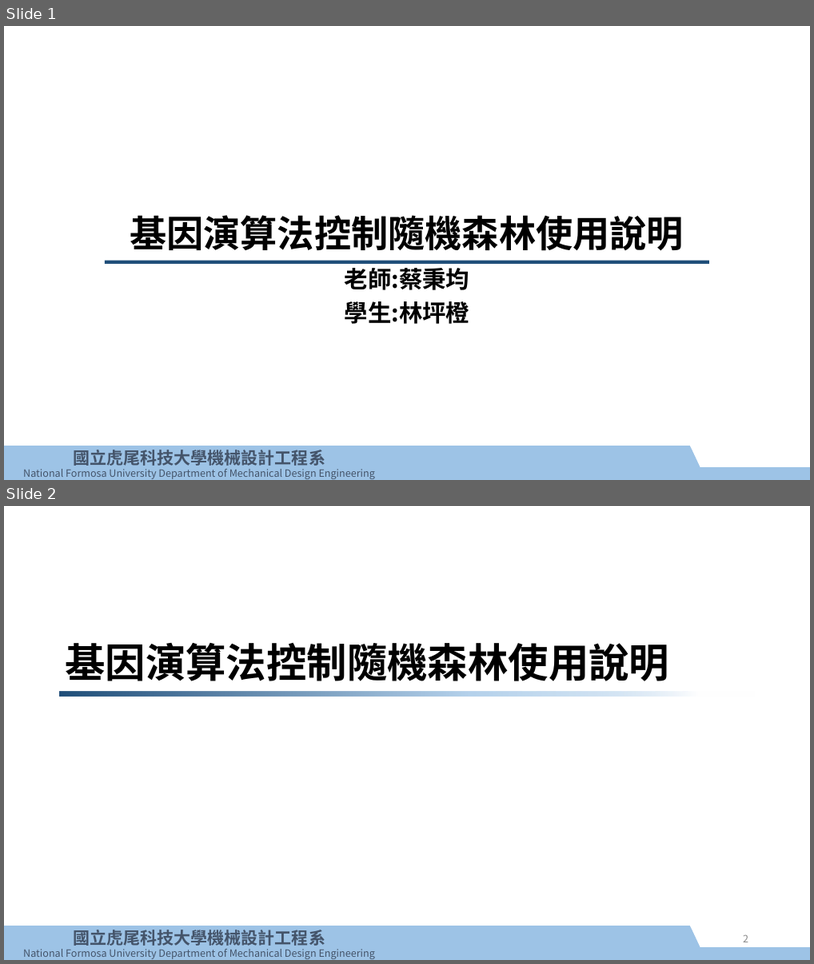
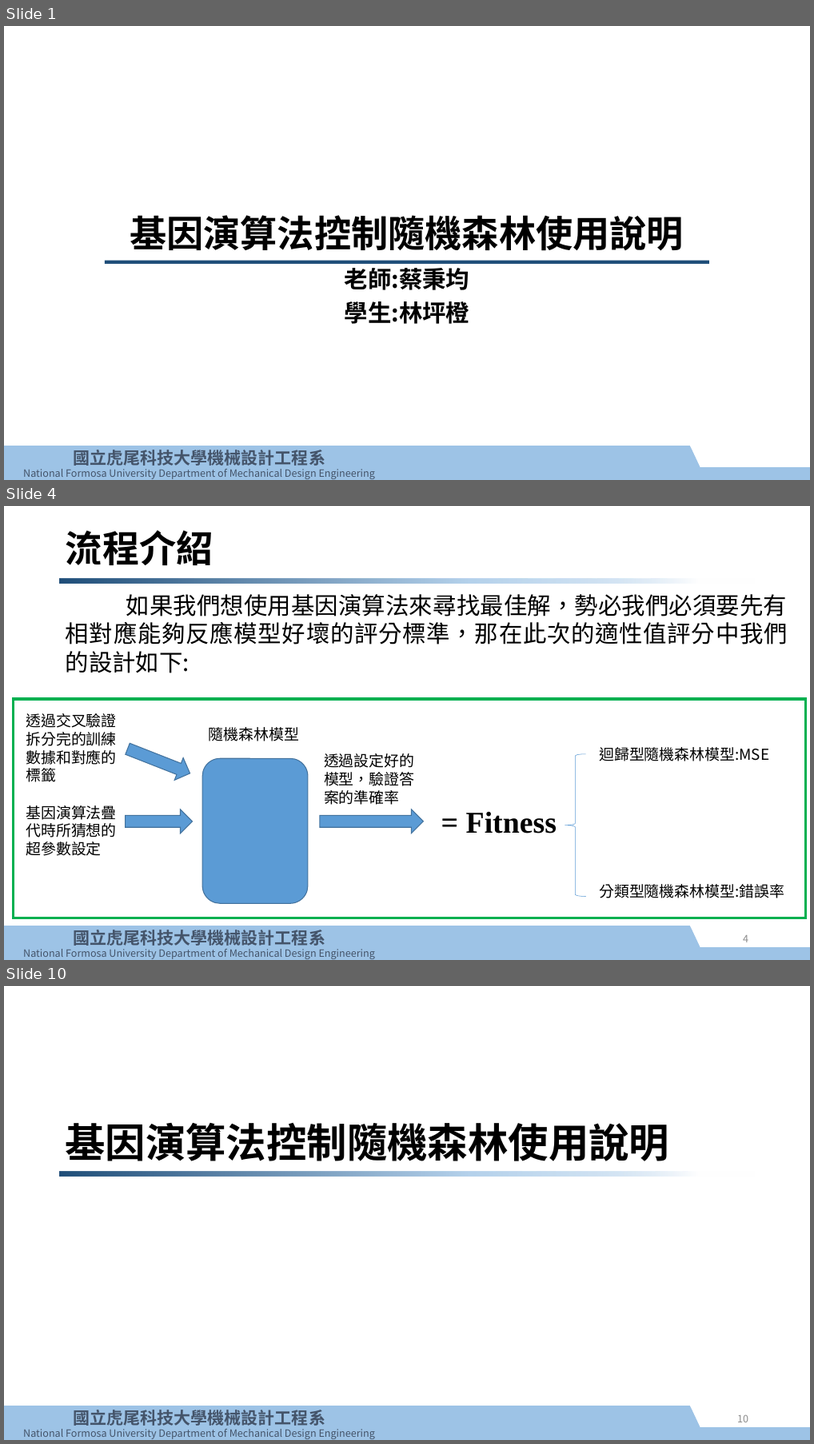
Before and after one commit to e970230/test, a slide deck: GA_RF/基因演算法控制隨機森林使用說明.pptx. Shown one above the other, each under a label of ours: slides 1 and 2 before the commit, slides 1, 4 and 10 after it; the slides between them are not shown. The pictures are 814x964 and 814x1444 pixels, drawn with LibreOffice and Linux fonts; fonts in the diff are those of the drawing; background and template pictures are left out. Boxes give left, top, right and bottom in pixels: in the first picture for what was removed or moved away, otherwise in the second. Text is boxed around its words. In the diff, an @@ line names an element or a change of style, - is before the commit and + after.

```diff
--- a/GA_RF/基因演算法控制隨機森林使用說明.pptx
+++ b/GA_RF/基因演算法控制隨機森林使用說明.pptx
@@ slide 4 added at (4, 506, 810, 960), background #FFFFFF; not listed: 4 template elements that a slide beside it also shows @@
@@ title added at (66, 530, 214, 565), 44 pt, text #000000, bold @@
+流程介紹
@@ rectangle added at (60, 579, 754, 584), fill gradient #1F4E79 to #B5D2EC to #FFFFFF @@
@@ text added at (66, 594, 788, 673), 28 pt, text #000000 @@
+如果我們想使用基因演算法來尋找最佳解，勢必我們必須要先有相對應能夠反應模型好壞的評分標準，那在此次的適性值評分中我們的設計如下:
@@ rectangle added at (13, 699, 806, 917), outline #00B050 3 pt @@
@@ text added at (26, 713, 116, 782), 18 pt, text #000000 @@
+透過交叉驗證拆分完的訓練數據和對應的標籤
@@ right arrow added at (123, 738, 195, 785), fill #5B9BD5, outline #43739E 1 pt @@
@@ text added at (209, 727, 299, 741), 18 pt, text #000000 @@
+隨機森林模型
@@ rounded rectangle added at (202, 758, 308, 903), fill #5B9BD5, outline #43739E 1 pt @@
@@ text added at (324, 753, 414, 804), 18 pt, text #000000 @@
+透過設定好的模型，驗證答案的準確率
@@ left brace added at (566, 754, 586, 896), outline #5B9BD5 0.5 pt @@
@@ text added at (599, 747, 770, 761), 18 pt, text #000000 @@
+迴歸型隨機森林模型:MSE
@@ text added at (26, 805, 116, 856), 18 pt, text #000000 @@
+基因演算法疊代時所猜想的超參數設定
@@ right arrow added at (126, 809, 193, 833), fill #5B9BD5, outline #43739E 1 pt @@
@@ right arrow added at (320, 809, 423, 833), fill #5B9BD5, outline #43739E 1 pt @@
@@ text added at (466, 812, 557, 833), 36 pt, text #000000, bold @@
+= Fitness
@@ text added at (599, 884, 785, 898), 18 pt, text #000000 @@
+分類型隨機森林模型:錯誤率
@@ page number added at (743, 935, 749, 942), 12 pt, text #8C8C8C @@
+4
@@ what was slide 2 is now slide 10 @@
@@ page number at (738, 1415, 749, 1422): text changed @@
-2
+10
```
Also in this commit, not shown: 7 slides changed, 7 other slides added, 4 slides removed.
